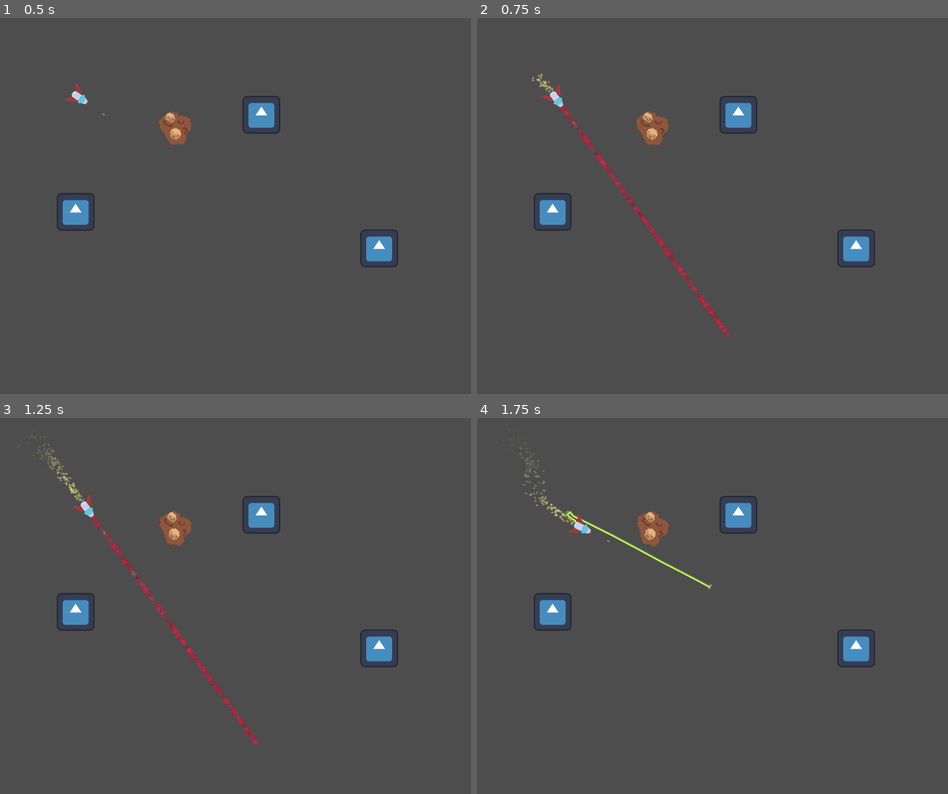
Above: before the commit, frames 1-4 (two rows, left to right).
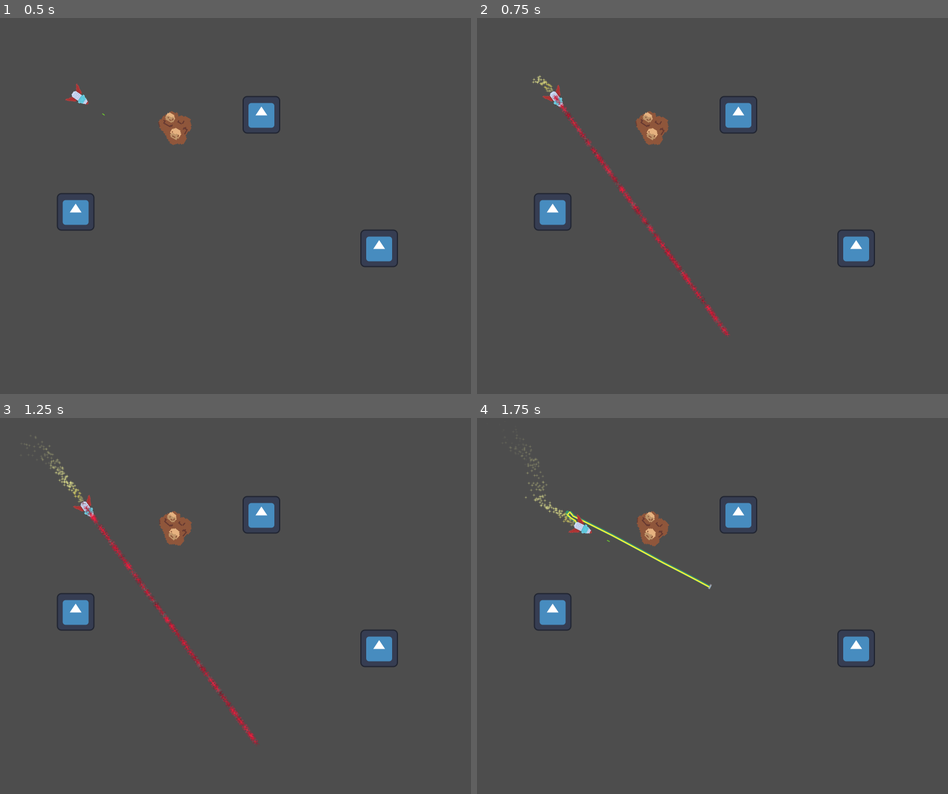
Above: after the commit, the same moments.

Repository: Bromeon/LudumDare54
Game: Godot game, scene res://Playground/ShipTetherPlayground.tscn
The game is run twice, just before and just after one commit, with the same random seed, the same clock (stepped at 60 frames per second) and the same inputs. This scene is started directly instead of the project's main scene. The engine's default icon, where the game draws it, is replaced by a stand-in: a white triangle on a blue panel in a dark square.
Inputs (mouse positions are in pixels of both pictures, inside the frame that each line leads up to):
- Up to frame 1 (0.5 s): no input
- Up to frame 2 (0.75 s): tap Enter at 0.5 s; move the mouse to (688, 281) at 0.52 s; hold W (Up) from 0.53 s (still down); hold Right mouse button (ShootLaser) from 0.53 s (still down)
- Up to frame 3 (1.25 s): keep holding W (Up); keep holding Right mouse button (ShootLaser)
- Up to frame 4 (1.75 s): keep holding W (Up); move the mouse to (853, 662) at 1.27 s; release Right mouse button (ShootLaser) at 1.28 s; tap Space (ShootTether) at 1.35 s

Frame 1 is identical in both runs. In frame 2, 0.6% of the frame differs, in the area x 11-54%, y 14-85%; in frame 3, 0.7%, in the area x 5-56%, y 4-88%; in frame 4, 0.2%.

Commit message:
Laser tweaks

Diff:
--- a/Scenes/PlayerShip/Laser.gd
+++ b/Scenes/PlayerShip/Laser.gd
@@ -7,23 +7,23 @@
 
 var active: bool = false
 
-@onready var particles := $GPUParticles2D
-@onready var particle_material: ParticleProcessMaterial = $GPUParticles2D.process_material
+@onready var beam := $Beam
+@onready var beam_material: ParticleProcessMaterial = $Beam.process_material
 
 func deactivate():
 	active = false
-	particles.emitting = false
+	beam.emitting = false
 	start = Vector2.ZERO
 	end = Vector2.ZERO
 
 func activate(start_: Vector2, end_: Vector2):
 	active = true
-	particles.emitting = true
+	beam.emitting = true
 	start = start_
 	end = end_
 
 func _ready():
-	particles.top_level = true
+	beam.top_level = true
 
 func _process(delta):
 	if active:
@@ -31,7 +31,7 @@
 	else:
 		return
 
-#	print("beam_len: ", beam_length, "   box:  ", particle_material.emission_box_extents)
+#	print("beam_len: ", beam_length, "   box:  ", beam_material.emission_box_extents)
 
 	#var global_tr_inv = self.global_transform.inverse()
 	var global_tr_inv = Transform2D.IDENTITY
@@ -48,12 +48,12 @@
 
 	var rotated_offset = offset.rotated(angle)
 
-	particles.rotation = angle
-	particles.position = start_ + rotated_offset
+	beam.rotation = angle
+	beam.position = start_ + rotated_offset
 
 	# can't dynamically change amount: https://github.com/godotengine/godot/issues/16352
-	#particles.amount = DENSITY * beam_length
-	particle_material.emission_box_extents.x = beam_length / 2
+	#beam.amount = DENSITY * beam_length
+	beam_material.emission_box_extents.x = beam_length / 2
 #	print("beam: ", start_.round(), " -> ", end_.round())
 
 
--- a/Scenes/PlayerShip/Laser.tscn
+++ b/Scenes/PlayerShip/Laser.tscn
@@ -32,8 +32,8 @@
 [node name="Laser" type="Node2D"]
 script = ExtResource("1_su6c4")
 
-[node name="GPUParticles2D" type="GPUParticles2D" parent="."]
-z_index = -1
+[node name="Beam" type="GPUParticles2D" parent="."]
+z_index = 1
 amount = 400
 process_material = SubResource("ParticleProcessMaterial_ia2is")
 texture = ExtResource("2_wtf1c")
Not shown: 1 places in Scenes/Main/Main.tscn that only renumber resources
